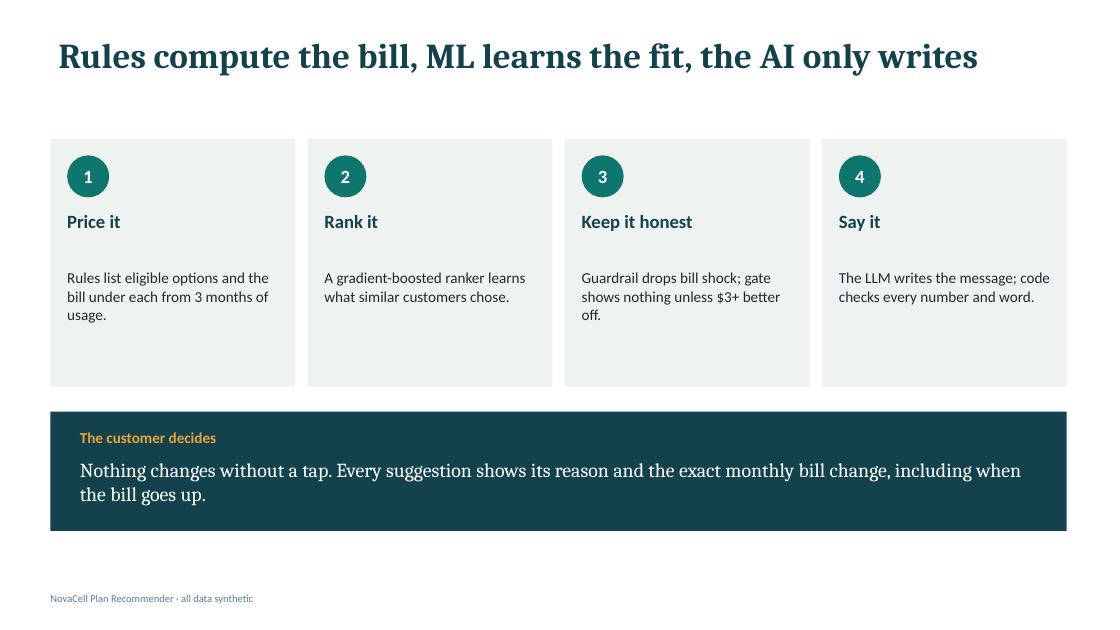
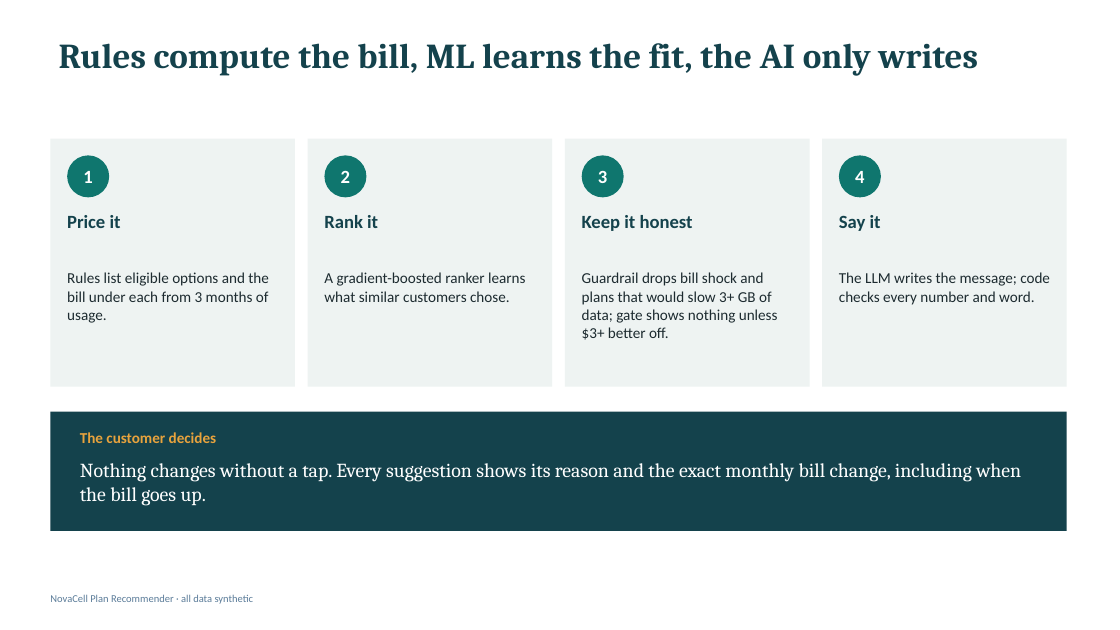
Before and after one commit to ashokburasiya93/novacell-plan-recommender, a slide deck: slide 6 of deliverables/6. Presentation - NovaCell Plan Recommender.pptx. Drawn at 1120x630 pixels with LibreOffice and Linux fonts; fonts in the diff are those of the drawing. Boxes give left, top, right and bottom in pixels: in the first picture for what was removed or moved away, otherwise in the second. Text is boxed around its words. In the diff, an @@ line names an element or a change of style, - is before the commit and + after.

```diff
--- a/deliverables/6. Presentation - NovaCell Plan Recommender.pptx
+++ b/deliverables/6. Presentation - NovaCell Plan Recommender.pptx
@@ text at bbox=[582, 272, 778, 340]: text changed @@
-Guardrail drops bill shock; gate shows nothing unless $3+ better off.
+Guardrail drops bill shock and plans that would slow 3+ GB of data; gate shows nothing unless $3+ better off.
```
Also in this commit, not shown: 7 other slides changed, 13 other files.
